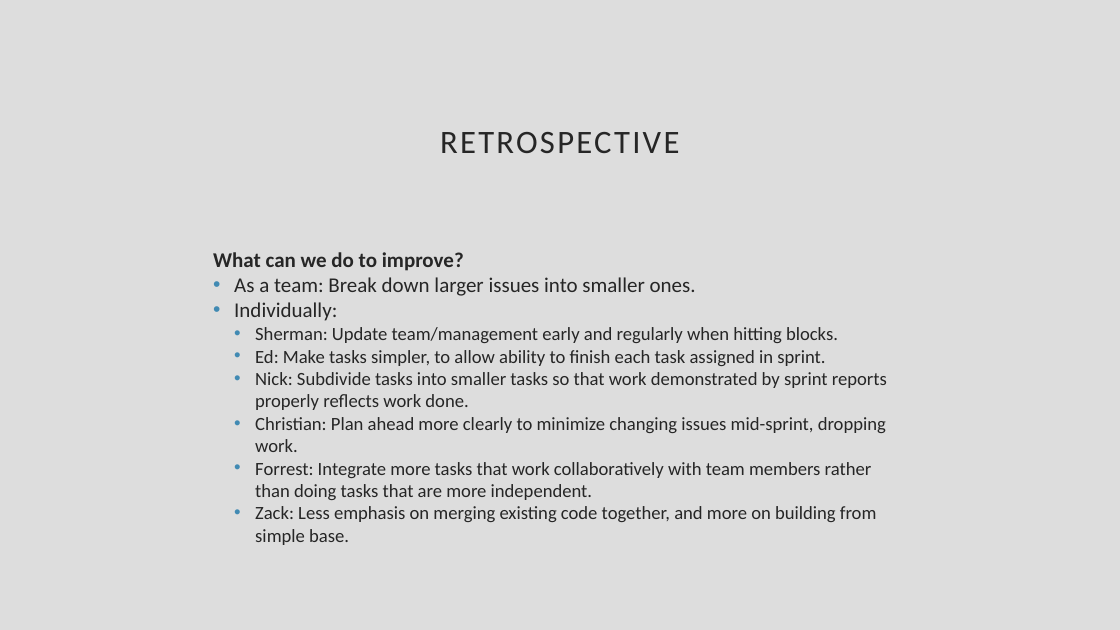
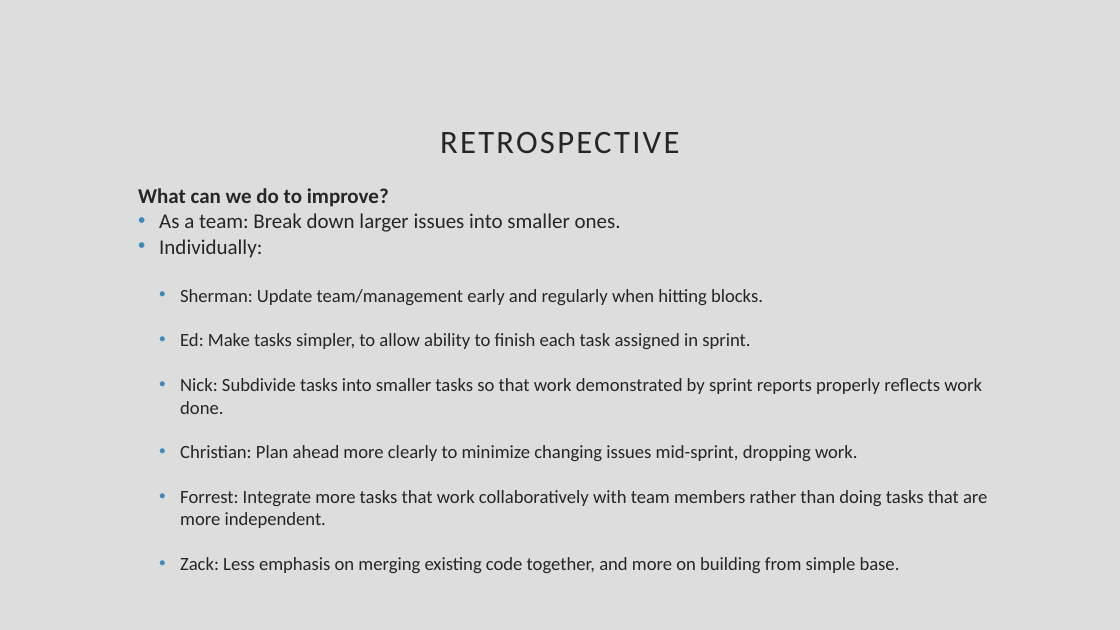
Before and after one commit to CiderCS3398/CS3398-Cider-S2017, a slide deck: slide 4 of Presentations/Sprint 2 Review.pptx. Drawn at 1120x630 pixels with LibreOffice and Linux fonts; fonts in the diff are those of the drawing. Boxes give left, top, right and bottom in pixels: in the first picture for what was removed or moved away, otherwise in the second. Text is boxed around its words. In the diff, an @@ line names an element or a change of style, - is before the commit and + after.

Commit message:
Spacing for Presentation
Changed the spacing a bit on the last slide to be easier to read.

```diff
--- a/Presentations/Sprint 2 Review.pptx
+++ b/Presentations/Sprint 2 Review.pptx
@@ text "What can we do to ..." rewrapped from (213, 252, 887, 545) to (138, 188, 987, 573) @@
```
